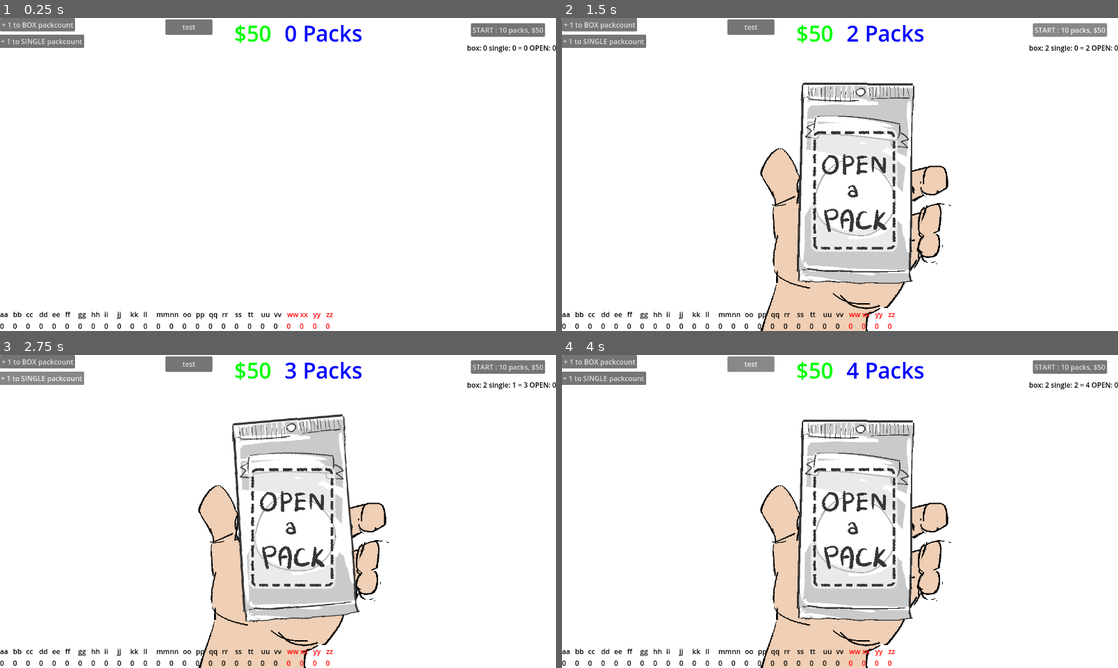
Above: before the commit, frames 1-4 (two rows, left to right).
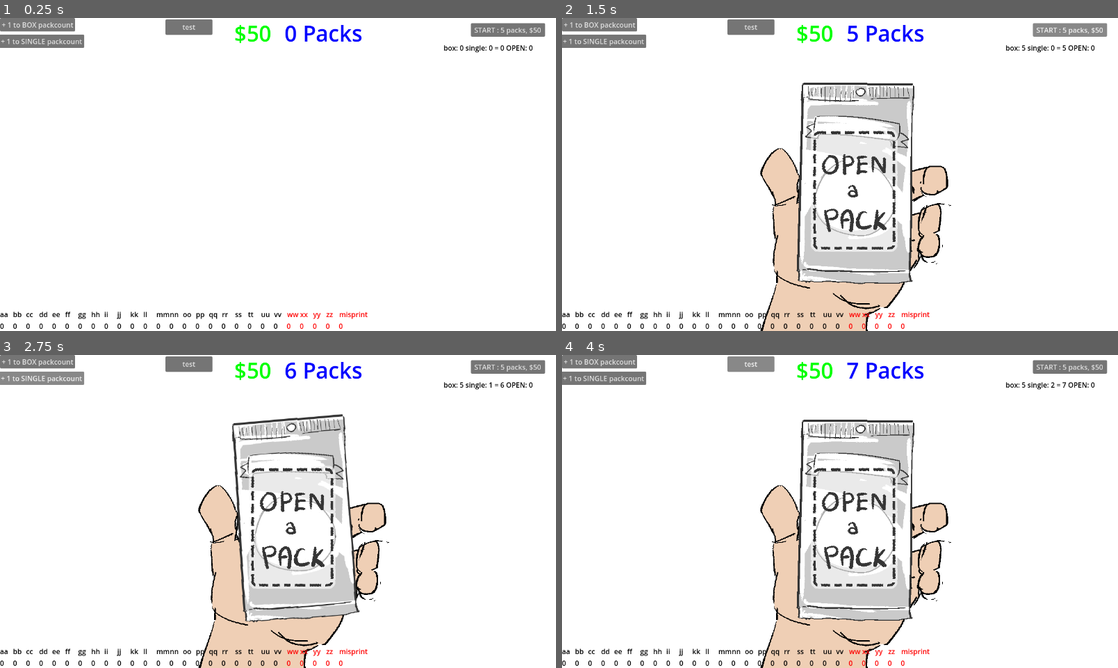
Above: after the commit, the same moments.

Repository: Fliies/Keep-Your-Hands-off-My-Cards
Game: Godot game, scene res://scenes/main.tscn
Two runs of this game, one before a commit and one after it. Both use one fixed random seed, a clock stepped at 60 frames per second and the inputs below.
Inputs:
- Up to frame 1 (0.25 s): no input
- Up to frame 2 (1.5 s): click "START : 10 packs, $50" (after the commit: "START : 5 packs, $50") at 0.5 s; click "START : 10 packs, $50" (after the commit: "START : 5 packs, $50") at 1.25 s
- Up to frame 3 (2.75 s): click "+ 1 to SINGLE packcount" at 2 s
- Up to frame 4 (4 s): click "+ 1 to SINGLE packcount" at 2.75 s; click "test" at 3.5 s

The runs differ from the first frame. In frame 1, 0.4% of the frame differs, in the area x 60-100%, y 3-100%; in frame 2, 0.5%; in frame 3, 0.5%; in frame 4, 0.5%, in the area x 51-100%, y 2-100%.

Commit message:
12.11
- fix animation
- balancing price

Diff:
--- a/scenes/main.tscn
+++ b/scenes/main.tscn
@@ -620,6 +620,50 @@
 }]
 }
 
+[sub_resource type="Animation" id="Animation_nl2b2"]
+resource_name = "pack_loop_2"
+length = 1.5
+loop_mode = 1
+step = 0.05
+tracks/0/type = "value"
+tracks/0/imported = false
+tracks/0/enabled = true
+tracks/0/path = NodePath("%PackSprite:frame")
+tracks/0/interp = 1
+tracks/0/loop_wrap = true
+tracks/0/keys = {
+"times": PackedFloat32Array(0),
+"transitions": PackedFloat32Array(1),
+"update": 1,
+"values": [0]
+}
+tracks/1/type = "method"
+tracks/1/imported = false
+tracks/1/enabled = true
+tracks/1/path = NodePath("..")
+tracks/1/interp = 1
+tracks/1/loop_wrap = true
+tracks/1/keys = {
+"times": PackedFloat32Array(0),
+"transitions": PackedFloat32Array(1),
+"values": [{
+"args": [],
+"method": &"_animation_finished"
+}]
+}
+tracks/2/type = "value"
+tracks/2/imported = false
+tracks/2/enabled = true
+tracks/2/path = NodePath("%PackSprite:rotation")
+tracks/2/interp = 1
+tracks/2/loop_wrap = true
+tracks/2/keys = {
+"times": PackedFloat32Array(0, 0.35, 0.45, 0.55, 0.65, 0.75, 0.85),
+"transitions": PackedFloat32Array(1, 1, 1, 1, 1, 1, 1),
+"update": 1,
+"values": [0.0, 0.0, 0.0872665, -0.0872665, 0.0872665, -0.0872665, 0.0]
+}
+
 [sub_resource type="Animation" id="Animation_f7mw5"]
 resource_name = "sell"
 length = 0.15
@@ -687,50 +731,6 @@
 "values": [Vector2(1, 1), Vector2(1, 1)]
 }
 
-[sub_resource type="Animation" id="Animation_nl2b2"]
-resource_name = "pack_loop_2"
-length = 1.5
-loop_mode = 1
-step = 0.05
-tracks/0/type = "value"
-tracks/0/imported = false
-tracks/0/enabled = true
-tracks/0/path = NodePath("%PackSprite:frame")
-tracks/0/interp = 1
-tracks/0/loop_wrap = true
-tracks/0/keys = {
-"times": PackedFloat32Array(0),
-"transitions": PackedFloat32Array(1),
-"update": 1,
-"values": [0]
-}
-tracks/1/type = "method"
-tracks/1/imported = false
-tracks/1/enabled = true
-tracks/1/path = NodePath("..")
-tracks/1/interp = 1
-tracks/1/loop_wrap = true
-tracks/1/keys = {
-"times": PackedFloat32Array(0),
-"transitions": PackedFloat32Array(1),
-"values": [{
-"args": [],
-"method": &"_animation_finished"
-}]
-}
-tracks/2/type = "value"
-tracks/2/imported = false
-tracks/2/enabled = true
-tracks/2/path = NodePath("%PackSprite:rotation")
-tracks/2/interp = 1
-tracks/2/loop_wrap = true
-tracks/2/keys = {
-"times": PackedFloat32Array(0, 0.35, 0.45, 0.55, 0.65, 0.75, 0.85),
-"transitions": PackedFloat32Array(1, 1, 1, 1, 1, 1, 1),
-"update": 1,
-"values": [0.0, 0.0, 0.0872665, -0.0872665, 0.0872665, -0.0872665, 0.0]
-}
-
 [sub_resource type="AnimationLibrary" id="AnimationLibrary_23uw2"]
 _data = {
 "RESET": SubResource("Animation_1uqbn"),
@@ -1179,6 +1179,7 @@
 texture = ExtResource("6_i1vqm")
 centered = false
 hframes = 4
+frame = 2
 
 [node name="PackSprite" type="Sprite2D" parent="."]
 unique_name_in_owner = true
@@ -1271,7 +1272,7 @@
 offset_right = 1255.0
 offset_bottom = 43.0
 focus_mode = 0
-text = "START : 10 packs, $50"
+text = "START : 5 packs, $50"
 
 [node name="test" type="Button" parent="UI/debug"]
 layout_mode = 1
@@ -1467,6 +1468,12 @@
 text = "zz"
 label_settings = SubResource("LabelSettings_gadbt")
 
+[node name="Label27" type="Label" parent="UI/debug/collectedcounter/HBoxContainerName"]
+custom_minimum_size = Vector2(30, 0)
+layout_mode = 2
+text = "misprint"
+label_settings = SubResource("LabelSettings_gadbt")
+
 [node name="HBoxContainer" type="HBoxContainer" parent="UI/debug/collectedcounter"]
 layout_mode = 2
 theme_override_constants/separation = 0
@@ -1622,6 +1629,12 @@
 label_settings = SubResource("LabelSettings_octa7")
 
 [node name="Label26" type="Label" parent="UI/debug/collectedcounter/HBoxContainer"]
+custom_minimum_size = Vector2(30, 0)
+layout_mode = 2
+text = "0"
+label_settings = SubResource("LabelSettings_octa7")
+
+[node name="Label27" type="Label" parent="UI/debug/collectedcounter/HBoxContainer"]
 custom_minimum_size = Vector2(30, 0)
 layout_mode = 2
 text = "0"
@@ -1629,9 +1642,9 @@
 
 [node name="packamount" type="Label" parent="UI/debug"]
 layout_mode = 0
-offset_left = 1071.0
+offset_left = 1017.0
 offset_top = 46.0
-offset_right = 1265.0
+offset_right = 1211.0
 offset_bottom = 91.0
 focus_mode = 2
 text = "0 Pack"
@@ -1812,8 +1825,7 @@
 
 [node name="CollectedSprite" type="Sprite2D" parent="Icon"]
 unique_name_in_owner = true
-visible = false
-position = Vector2(673, 159)
+position = Vector2(1032, 259)
 scale = Vector2(0.75, 0.75)
 texture = ExtResource("20_8nfjr")
 
--- a/scripts/action_btn.gd
+++ b/scripts/action_btn.gd
@@ -4,6 +4,7 @@
 
 @onready var sell_btn:= %SellBtn
 @onready var keep_btn:= %KeepBtn
+
 
 func _process(_delta: float) -> void:
 	if GlobalStateController.current_state == GlobalStateController.GameState.OPENING_FRONT:
@@ -23,15 +24,17 @@
 func _on_sell_btn_pressed() -> void:
 	GlobalStateController.current_state = GlobalStateController.GameState.ANIMATION
 
-	GlobalData._action_sell()
 
 	#collect animation
+	main.animation_player.play("sell")
+
+	#update card displaying
+	await main.animation_finished
+	GlobalData._action_sell()
 	main.card_display._update_all()
-	main.animation_player.play("sell")
 
 	#change to next state
 	if GlobalData.opening_arr.size() == 0:
-		await main.animation_finished
 		#state
 		GlobalStateController.current_state = GlobalStateController.GameState.STANDBY
 		#flip btn
@@ -46,23 +49,23 @@
 		main.btn_flip.visible = true
 		main.btn_flip.disabled = false
 
-	#update card displaying
-	await main.animation_finished
-	main.card_display._update_all()
+		main.card_display.visible = true
+
 
 ##KEEP BTN
 func _on_keep_btn_pressed() -> void:
 	GlobalStateController.current_state = GlobalStateController.GameState.ANIMATION
 
+	#collect animation
+	main.animation_player.play("keep")
+
+	#update card displaying
+	await main.animation_finished
 	GlobalData._action_collect()
-
-	#collect animation
 	main.card_display._update_all()
-	main.animation_player.play("keep")
 
 	#change to next state
 	if GlobalData.opening_arr.size() == 0:
-		await main.animation_finished
 		#state
 		GlobalStateController.current_state = GlobalStateController.GameState.STANDBY
 		#flip btn
@@ -77,9 +80,7 @@
 		main.btn_flip.visible = true
 		main.btn_flip.disabled = false
 
-	#update card displaying
-	await main.animation_finished
-	main.card_display._update_all()
+		main.card_display.visible = true
 
 
 func _on_flip_btn_pressed() -> void:
@@ -115,7 +116,7 @@
 	#pack count +1
 	GlobalData.total_open_packcount += 1
 
-	#hide shop btn
+## **hide shop btn**
 
 	#set PACK arr
 	GlobalData._setup_openingpack_arr()
--- a/scripts/card_display.gd
+++ b/scripts/card_display.gd
@@ -26,12 +26,14 @@
 	if GlobalStateController.current_state == GlobalStateController.GameState.OPENING_BACK:
 		self.visible = true
 
-	##cardback
-	if GlobalData.opening_arr.size() >= 2:
+
+	_last_card()
+
+func _last_card():
+	if GlobalData.opening_arr.size() <= 1:
+		cardback_next.visible = false
+	else:
 		cardback_next.visible = true
-	else:
-		cardback_next.visible = false
-
 
 ##UPDATE
 func _update_all():
@@ -56,13 +58,6 @@
 		var card = GlobalData.opening_arr[0]
 		card_stat = load("res://Cards/card_%s.tres" % card)
 
-	##card next stat
-	#if GlobalData.opening_arr.size() >= 2:
-		#var card = GlobalData.opening_arr[1]
-		#card_stat_next = load("res://Cards/card_%s.tres" % card)
-	#else:
-		#card_stat_next = null
-
 	_assign_rarity()
 	_assign_sprite()
 
@@ -81,7 +76,6 @@
 func _update_sprite():
 	#reset all false
 	cardback.visible = false
-	cardback_next.visible = false
 	card_sprite.visible = false
 
 	##topcard
@@ -92,13 +86,6 @@
 	#hide card sprite
 	card_sprite.visible = false
 	card_sprite.texture = card_stat.card_sprite
-
-	##nextcard
-	#show next cardback
-	if GlobalData.opening_arr.size() >= 2:
-		cardback_next.visible = true
-	else:
-		cardback_next.visible = false
 
 func _update_price():
 	if card_stat.card_rarity == "COMMON":
--- a/scripts/debug_main.gd
+++ b/scripts/debug_main.gd
@@ -9,8 +9,6 @@
 func _on_test_pressed() -> void:
 	print(GlobalData.opening_arr)
 
-#func _seen_count():
-	#GlobalData.seen_arr.append(main.card_display.card_stat.card_codename)
 func _count_all():
 	#if GlobalData.seen_arr.size() != 0:
 	$collectedcounter/HBoxContainer/Label.text = str(GlobalData.seen_arr.count("aa"))
@@ -39,13 +37,14 @@
 	$collectedcounter/HBoxContainer/Label24.text = str(GlobalData.seen_arr.count("xx"))
 	$collectedcounter/HBoxContainer/Label25.text = str(GlobalData.seen_arr.count("yy"))
 	$collectedcounter/HBoxContainer/Label26.text = str(GlobalData.seen_arr.count("zz"))
+	$collectedcounter/HBoxContainer/Label27.text = str(GlobalData.seen_arr.count("ex_misprint"))
 
 
 func _on_start_pressed() -> void:
 	#add starting pack
 	#print(main)
 	GlobalData.packcount_box = main.STARTING_PACK
-	GlobalData.packcount_box = 2
+	GlobalData.packcount_box = 5
 	#add starting money
 	GlobalData.money_current = main.STARTING_MONEY
 	#state = Standby
--- a/scripts/global_data.gd
+++ b/scripts/global_data.gd
@@ -1,23 +1,34 @@
 extends Node
 
 												#ideal #garuntee 5 box, 50 packs, 250 card
-# 14 common		a b c d e f g h i j k l m n		70%		60%		149+mp
-# 8 uncommon	o p q r s t u v					20%		33.6%	84
-# 3 rare		w x y							9%		6%		15
-# 1 secret		z								1%		0.4% 	1
-# 1 misprint	mp												*1
-
-# 5 box = 250 cards
+# 14 common		a b c d e f g h i j k l m n		70%		60%		149+mp 		74.5
+# 8 uncommon	o p q r s t u v					20%		33.6%	84			168
+# 3 rare		w x y							9%		6%		15			300
+# 1 secret		z								1%		0.4% 	1			50
+# 1 misprint	mp												*1			15
+# 5 box = 250 cards avr. 12x per box
 
 ## 1st 5 pack -> 25
+# 22 cu
+# 2 rare
+# 1 misprint ; no.23rd
+
 
 @export_category("PRICE RANGE")
-@export var PRICE_COMMON:Array[float] = [1.0, 1.5, 2.0, 2.5, 3.0 ]
-@export var PRICE_UNCOMMON:Array[float] = [6.5, 7.0, 7.5, 8.0, 8.5, 9.0, 9.5]
-@export var PRICE_RARE:Array[float] = [45.0, 50.0, 60.0]
-@export var PRICE_SECRET:Array[float] = [500.0]
-@export var PRICE_EXRTA:Array[float] = [80.0, 100.0, 120.0]
-
+#@export var PRICE_COMMON:Array[float] = [1.0, 1.5, 2.0, 2.5, 3.0 ]
+#@export var PRICE_UNCOMMON:Array[float] = [6.5, 7.0, 7.5, 8.0, 8.5, 9.0, 9.5]
+#@export var PRICE_RARE:Array[float] = [45.0, 50.0, 60.0]
+@export var PRICE_COMMON:Array[float] = [0.25, 0.50, 0.75]
+@export var PRICE_UNCOMMON:Array[float] = [1.0, 1.5, 2.0, 2.5, 3.0]
+@export var PRICE_RARE:Array[float] = [15.0, 20.0, 25.0]
+@export var PRICE_SECRET:Array[float] = [50.0]
+@export var PRICE_EXRTA:Array[float] = [10.0, 15.0, 20.0]
+
+@onready var starting_arr: bool = true
+#@onready var starting_cu_arr_1:= []
+#@onready var starting_cu_arr_2:= []
+#@onready var starting_rs_arr_1:= []
+#@onready var starting_rs_arr_2:= []
 
 @onready var common_arr:= [
 	"aa","aa","aa","aa","aa","aa","aa","aa","aa","aa",
@@ -87,12 +98,6 @@
 	_update_price()
 
 func _process(_delta: float) -> void:
-	###loot list check
-	#if box_cu_arr.size() == 0 and box_rs_arr.size() == 0:
-		#_setup_droplist_arr(box_cu_arr, box_rs_arr)
-	#
-	#if single_cu_arr.size() == 0 and single_rs_arr.size() == 0:
-		#_setup_droplist_arr(single_cu_arr, single_rs_arr)
 	pass
 
 
@@ -139,6 +144,13 @@
 ## card 4, 5
 	var rng:= randi_range(1,10)
 	# (cu, cu) 1, 2, 3
+	if total_open_packcount == 3: #garuntee rare
+		rng = 8
+	if total_open_packcount == 10: #garuntee rare
+		rng = 10
+	if total_open_packcount == 5: #garuntee misprint
+		rng = 1
+
 	if rng <= 7:
 		#normal case (cu, cu)
 		if cu_arr.size() >= 2:
@@ -189,24 +201,50 @@
 			opening_arr.append("ss")
 
 func _setup_openingpack_arr():
-	##loot list check
+	##droplist check
+	#starting arr
+	if starting_arr == true:
+		starting_arr = false
+		## 1st 5 pack -> 25 (box_cu_arr,box_rs_arr)
+		# 22 cu
+		# 2 rare (10 safety)
+		# 1 misprint ; no.23rd
+
+		# setup + shuffle temp_cu_arr
+		var temp_cu_arr:= []
+		temp_cu_arr.append_array(common_arr)
+		temp_cu_arr.append_array(uncommon_arr)
+		temp_cu_arr.shuffle()
+		# pick 22 cards -> add to box_cu_arr
+		while box_cu_arr.size() < 22:
+			box_cu_arr.append(temp_cu_arr.pop_front())
+		# add misprint in position 23rd
+		box_cu_arr.append_array(misprint_arr)
+		# add the rest of cu_arr
+		box_cu_arr.append_array(temp_cu_arr)
+
+		# setup + shuffle temp_rs_arr
+		var temp_rs_arr:= []
+		temp_rs_arr.append_array(rare_arr)
+		temp_rs_arr.shuffle()
+		# pick 10 card -> add to box_rs_arr (10 safety)
+		while box_rs_arr.size() < 10 :
+			box_rs_arr.append(temp_rs_arr.pop_front())
+		# add "zz" to temp_rs_arr
+		temp_rs_arr.append_array(secret_arr)
+		# shuffle temp_rs_arr
+		temp_rs_arr.shuffle()
+		# add the rest of temp_rs_arr  to box_rs_arr
+		box_rs_arr.append_array(temp_rs_arr)
+
+	#normal arr
 	if box_cu_arr.size() == 0 and box_rs_arr.size() == 0:
 		_setup_droplist_arr(box_cu_arr, box_rs_arr)
 
 	if single_cu_arr.size() == 0 and single_rs_arr.size() == 0:
 		_setup_droplist_arr(single_cu_arr, single_rs_arr)
 
-	#use Box_arr before SINGLE_arr
-	#if packcount_box > 0:
-		#packcount_box -= 1
-		#_setup_cardpack_arr(box_cu_arr, box_rs_arr)
-	#
-	#elif packcount_box == 0:
-		#packcount_single -= 1
-		#_setup_cardpack_arr(single_cu_arr, single_rs_arr)
-		#
-
-	#use SINGLE_arr before Box_arr
+	##use SINGLE_arr before BOX_arr
 	if packcount_single > 0:
 		packcount_single -= 1
 		_setup_cardpack_arr(single_cu_arr, single_rs_arr)
--- a/scripts/main.gd
+++ b/scripts/main.gd
@@ -152,7 +152,6 @@
 	show_cardback.emit()
 
 
-
 ##DEBUG
 func _debug_process():
 	$UI/debug._count_all() #card count
@@ -163,4 +162,4 @@
 	+ " OPEN: " + str(GlobalData.total_open_packcount)
 	)
 	if Input.is_action_just_pressed("quick_add_pack"): #quick add pack
-		GlobalData.packcount_single += 1
+		GlobalData.packcount_box += 1
